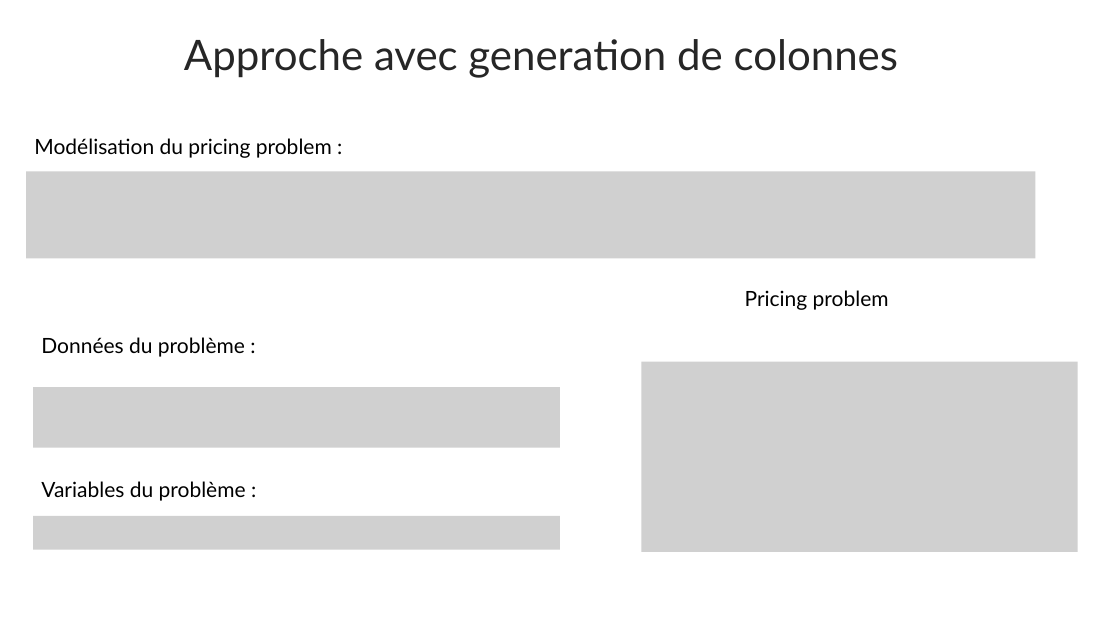
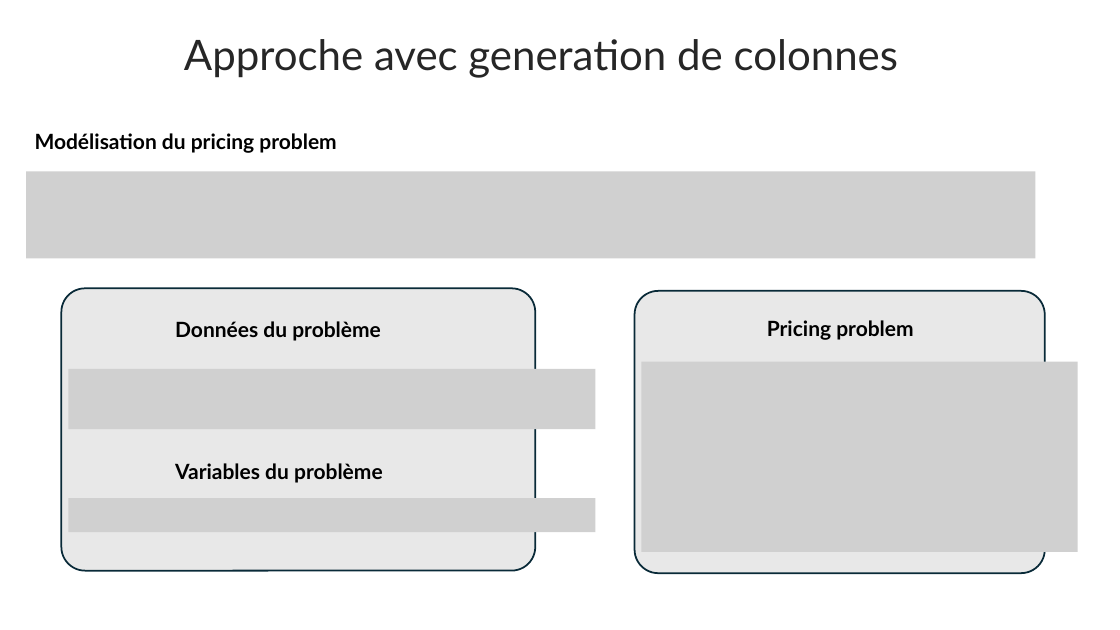
Before and after one commit to SimonBayl/Cutting_Stock_CG, a slide deck: slide 8 of Cutting_Stock_presentation.pptx (slide 7 before the commit). Drawn at 1120x630 pixels with LibreOffice and Linux fonts; fonts in the diff are those of the drawing; grey boxes stand for pictures. Boxes give left, top, right and bottom in pixels: in the first picture for what was removed or moved away, otherwise in the second. Text is boxed around its words. In the diff, an @@ line names an element or a change of style, - is before the commit and + after.

```diff
--- a/Cutting_Stock_presentation.pptx
+++ b/Cutting_Stock_presentation.pptx
@@ text at (35,133,336,153): text changed; bold on @@
-Modélisation du pricing problem :
+Modélisation du pricing problem
@@ rounded rectangle added at (61,288,535,571), fill #E8E8E8, outline #092A39 1.5 pt @@
@@ rounded rectangle added at (634,291,1044,573), fill #E8E8E8, outline #092A39 1.5 pt @@
@@ text at (175,321,381,341): text changed; bold on @@
-Données du problème :
+Données du problème
@@ text "Pricing problem": place and size @@
-text "Pricing problem" at (745,290,889,310)
+text "Pricing problem" at (767,320,913,340)
@@ text "Pricing problem" at (767,320,913,340): bold on @@
@@ picture: place and size @@
-picture at (33,387,560,448)
+picture at (68,369,595,429)
@@ text at (175,463,383,483): text changed; bold on @@
-Variables du problème :
+Variables du problème
@@ picture: place and size @@
-picture at (33,516,560,549)
+picture at (68,498,595,532)
```
Also in this commit, not shown: 7 other slides changed, 1 slide added, 1 other file.
